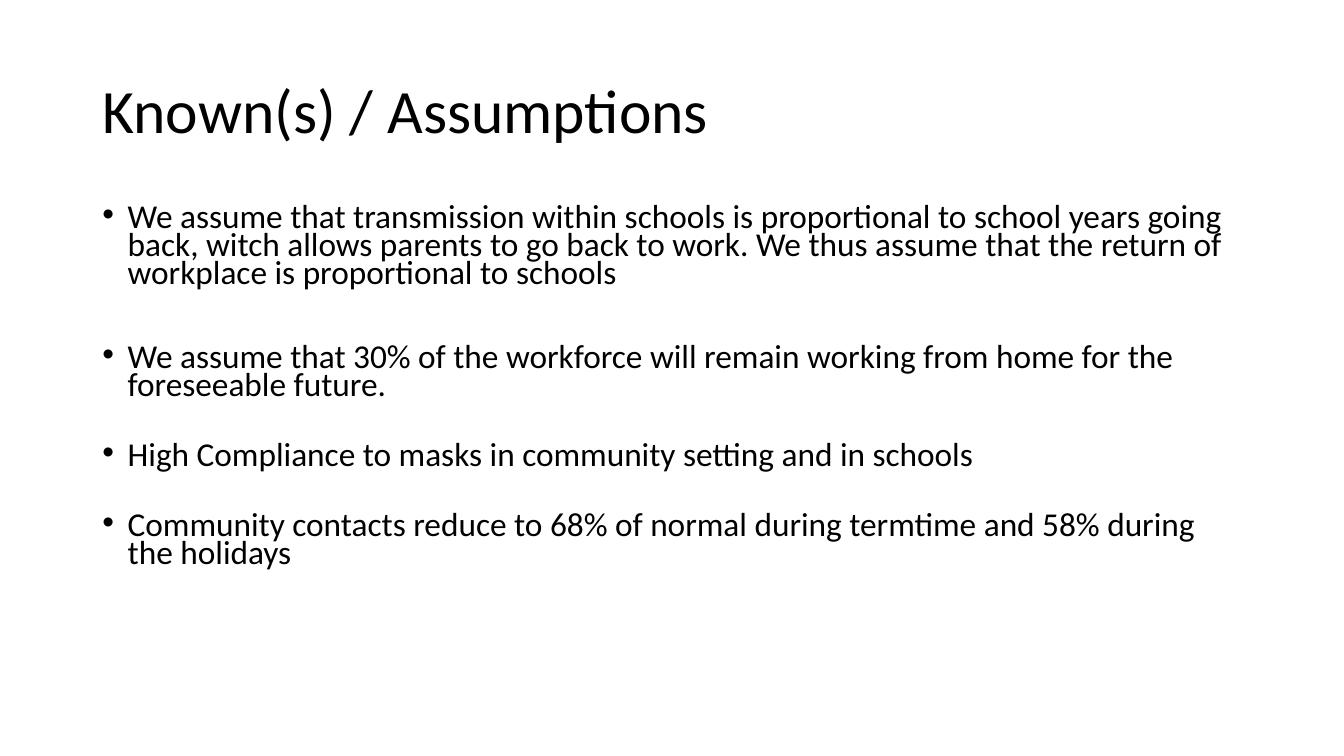
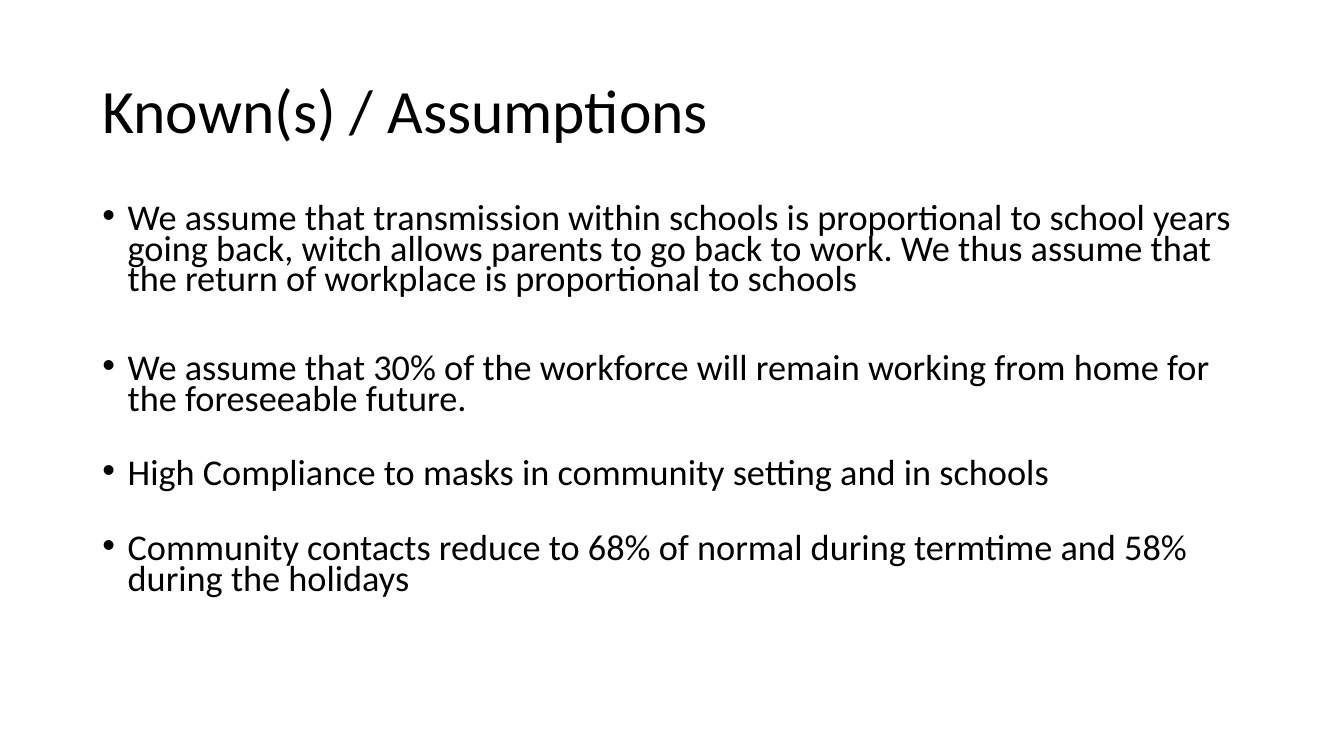
Before and after one commit to ImranJuma/covasim_modeling, a slide deck: slide 5 of Results/Covasim_Analysis_P3.pptx. Drawn at 1344x756 pixels with LibreOffice and Linux fonts; fonts in the diff are those of the drawing. Boxes give left, top, right and bottom in pixels: in the first picture for what was removed or moved away, otherwise in the second. Text is boxed around its words. In the diff, an @@ line names an element or a change of style, - is before the commit and + after.

```diff
--- a/Results/Covasim_Analysis_P3.pptx
+++ b/Results/Covasim_Analysis_P3.pptx
@@ text "We assume that transmission within ..." at (x1=128, y1=204, x2=1231, y2=598): size 23.8 to 25.9 pt @@
```
Also in this commit, not shown: 6 other slides changed, 1 slide removed, 11 other files.
